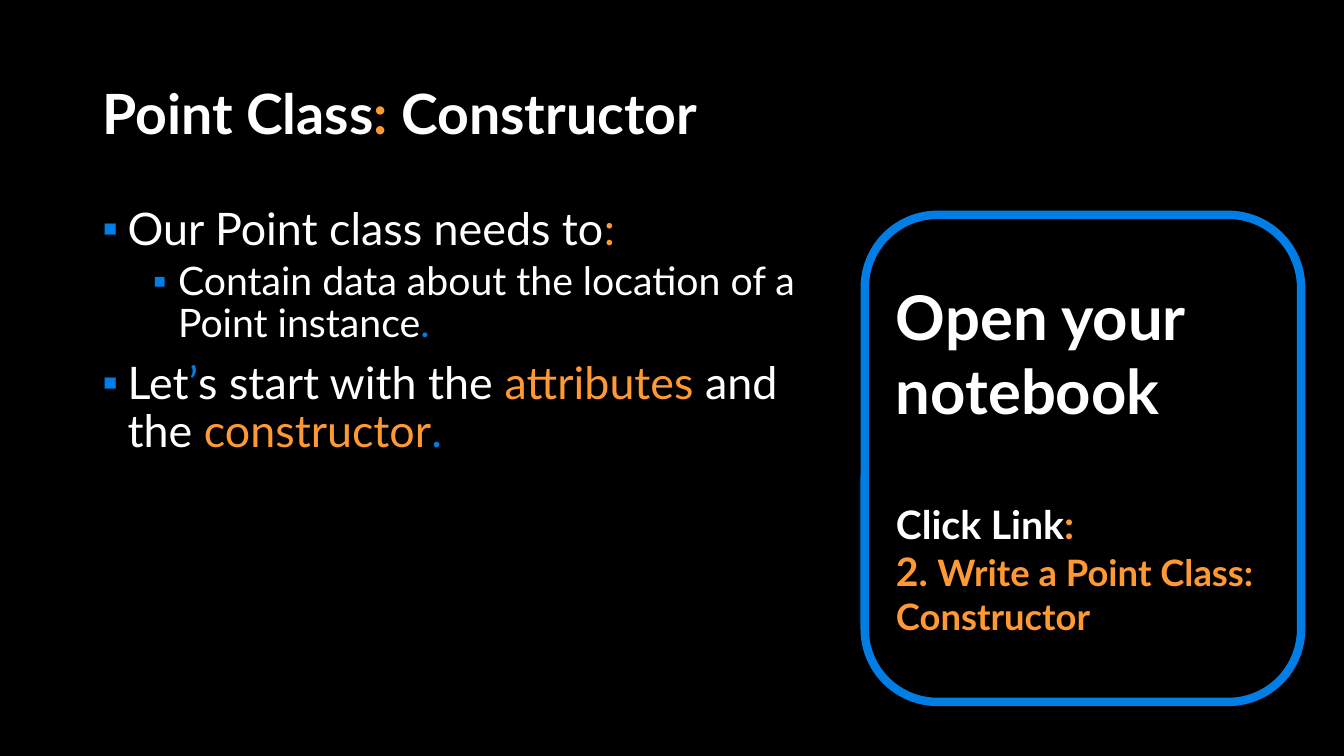
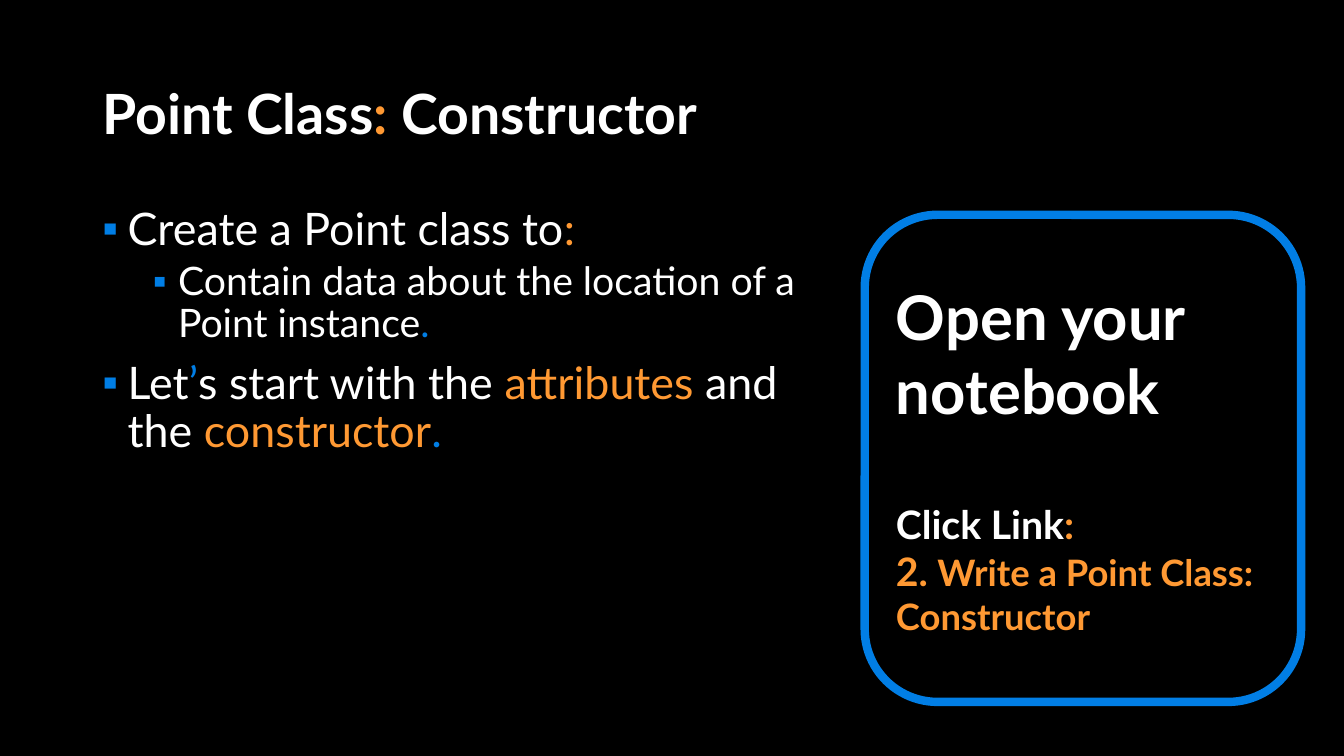
Before and after one commit to APS106/APS106-winter-2023-kinsella-goodfellow, a slide deck: slide 41 of lectures/week10/lecture1/slides/week10_lecture1.pptx. Drawn at 1344x756 pixels with LibreOffice and Linux fonts; fonts in the diff are those of the drawing; background and template pictures are left out. Boxes give left, top, right and bottom in pixels: in the first picture for what was removed or moved away, otherwise in the second. Text is boxed around its words. In the diff, an @@ line names an element or a change of style, - is before the commit and + after.

```diff
--- a/lectures/week10/lecture1/slides/week10_lecture1.pptx
+++ b/lectures/week10/lecture1/slides/week10_lecture1.pptx
@@ text at <box>128,212,575,246</box>: text changed @@
-▪ Our Point class needs to:
+▪ Create a Point class to:
```
Also in this commit, not shown: 4 other slides changed, 8 other files.
